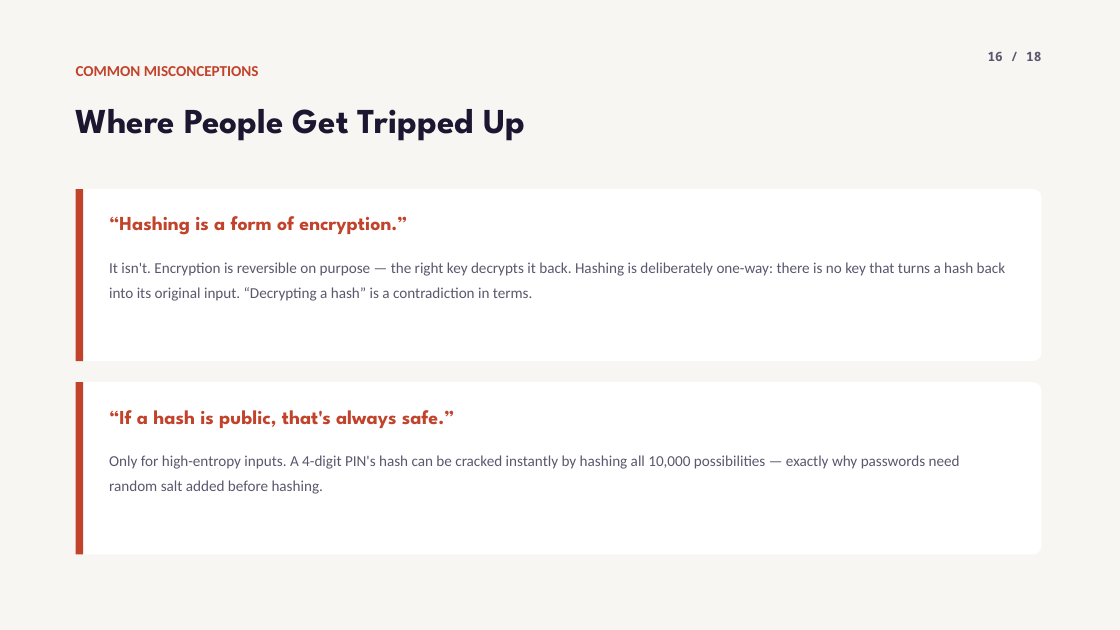
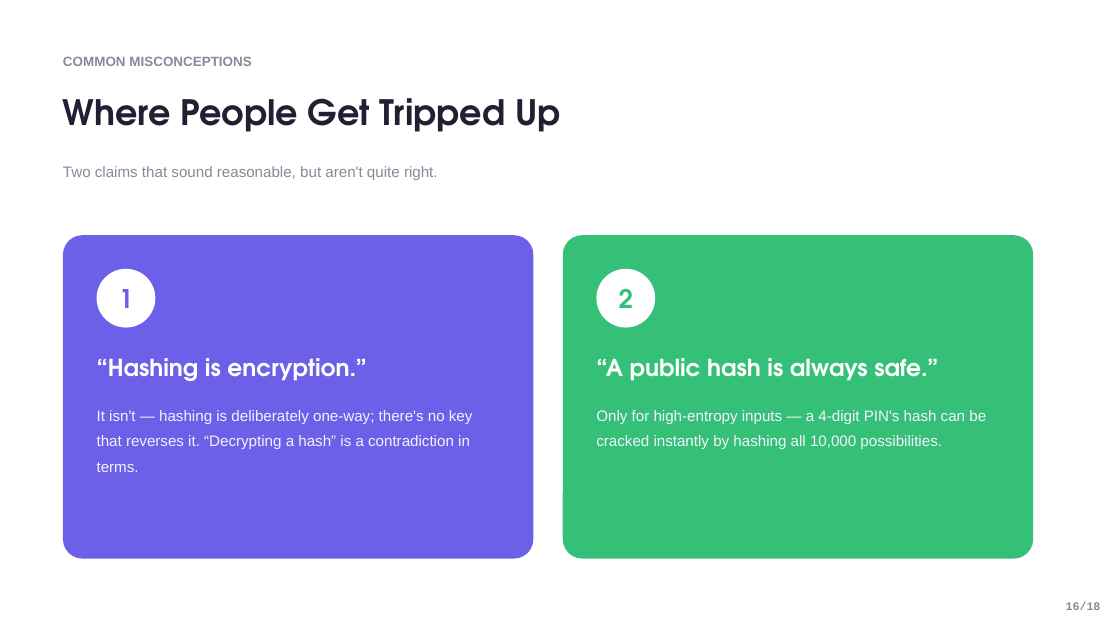
Before and after one commit to jadonamite/BlockchainCourse, a slide deck: slide 16 of curriculum/week-01/week1-topic-01-hashing.pptx. Drawn at 1120x630 pixels with LibreOffice and Linux fonts; fonts in the diff are those of the drawing. Boxes give left, top, right and bottom in pixels: in the first picture for what was removed or moved away, otherwise in the second. Text is boxed around its words. In the diff, an @@ line names an element or a change of style, - is before the commit and + after.

Commit message:
Rebuild Topic 01 deck to actually match the reference template
The previous decks used a dark terminal/dev-tool aesthetic invented
for this course instead of the referenced "Online Learning Platform"
template. This rebuilds Topic 01 (Hashing) from scratch as a real
component library matching the reference precisely: exact palette
(violet/yellow/green/coral), the squiggle ribbon motif, colored icon
cards, mentor-style photo cards, dashed timeline, stat blocks, and
CTA slides -- with real photos on nearly every slide instead of only
the divider. Code/terminal output is restyled into the reference's
own navy card color rather than a foreign dark theme.

Proof-of-concept on one topic before replicating to Topics 02-04.

```diff
--- a/curriculum/week-01/week1-topic-01-hashing.pptx
+++ b/curriculum/week-01/week1-topic-01-hashing.pptx
@@ rectangle removed at [0, 0, 1120, 630] @@
@@ text "COMMON MISCONCEPTIONS": place and size @@
-text "COMMON MISCONCEPTIONS" at [76, 66, 259, 76]
+text "COMMON MISCONCEPTIONS" at [63, 57, 251, 66]
@@ text "COMMON MISCONCEPTIONS" at [63, 57, 251, 66]: size 13 to 11.5 pt, font Calibri to Arial, text colour #C1432B to #8B8899 @@
@@ text "Where People Get Tripped Up": place and size @@
-text "Where People Get Tripped Up" at [76, 109, 525, 141]
+text "Where People Get Tripped Up" at [63, 98, 561, 132]
@@ text "Where People Get Tripped Up" at [63, 98, 561, 132]: font League Spartan to TeX Gyre Adventor, text colour #1C1730 to #221F33; line spacing 1.05 to 1.15 @@
@@ text added at [63, 166, 438, 180], 13 pt, text #8B8899 @@
+Two claims that sound reasonable, but aren't quite right.
@@ rounded rectangle removed at [76, 189, 1042, 361] @@
@@ rectangle removed at [76, 189, 83, 361] @@
@@ rounded rectangle added at [63, 235, 534, 559], fill #6C5FE8 @@
@@ rounded rectangle added at [563, 235, 1033, 559], fill #35C078 @@
@@ ellipse added at [97, 269, 155, 328], fill #FFFFFF, 22 pt, text #6C5FE8, bold @@
+1
@@ ellipse added at [597, 269, 655, 328], fill #FFFFFF, 22 pt, text #35C078, bold @@
+2
@@ text at [97, 358, 366, 381]: text changed; size 17 to 20 pt; font League Spartan to TeX Gyre Adventor; text colour #C1432B to #FFFFFF @@
-“Hashing is a form of encryption.”
+“Hashing is encryption.”
@@ text at [596, 358, 938, 381]: text changed; size 17 to 20 pt; font League Spartan to TeX Gyre Adventor; text colour #C1432B to #FFFFFF @@
-“If a hash is public, that's always safe.”
+“A public hash is always safe.”
@@ rounded rectangle removed at [76, 382, 1042, 555] @@
@@ rectangle removed at [76, 382, 83, 555] @@
@@ text at [97, 410, 473, 472]: text changed; font Calibri to Arial; text colour #5C576E to #F3F1FC @@
-It isn't. Encryption is reversible on purpose — the right key decrypts it back. Hashing is deliberately one-way: there is no key that turns a hash back into its original input. “Decrypting a hash” is a contradiction in terms.
+It isn't — hashing is deliberately one-way; there's no key that reverses it. “Decrypting a hash” is a contradiction in terms.
@@ text at [596, 410, 986, 449]: text changed; font Calibri to Arial; text colour #5C576E to #F3F1FC @@
-Only for high-entropy inputs. A 4-digit PIN's hash can be cracked instantly by hashing all 10,000 possibilities — exactly why passwords need random salt added before hashing.
+Only for high-entropy inputs — a 4-digit PIN's hash can be cracked instantly by hashing all 10,000 possibilities.
@@ text at [1066, 601, 1101, 610]: text changed; size 11 to 10 pt; font Noto Sans Mono to Courier New; text colour #5C576E to #8B8899 @@
-16 / 18
+16/18
```
Also in this commit, not shown: 16 other slides changed, 1 slide added, 1 slide removed.
